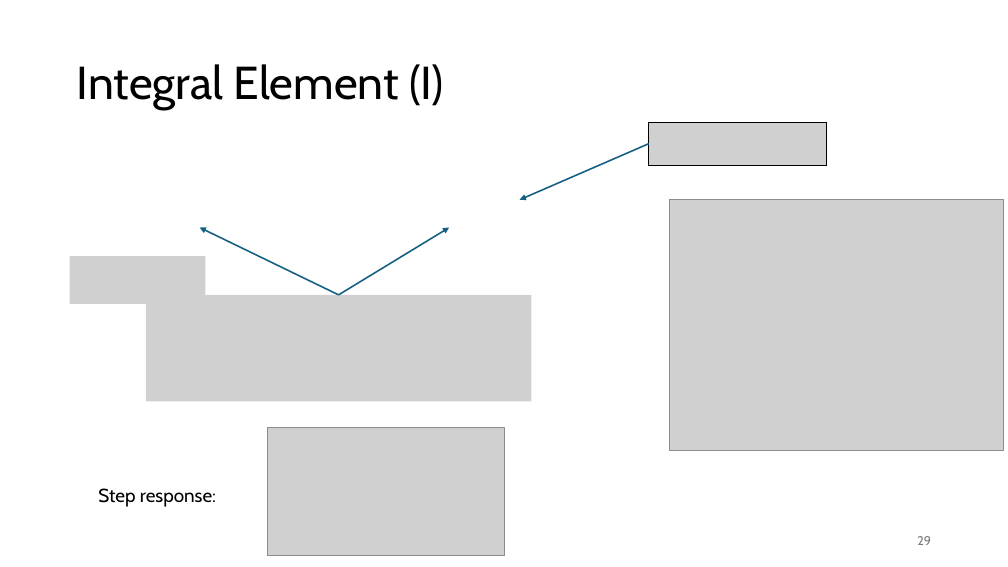
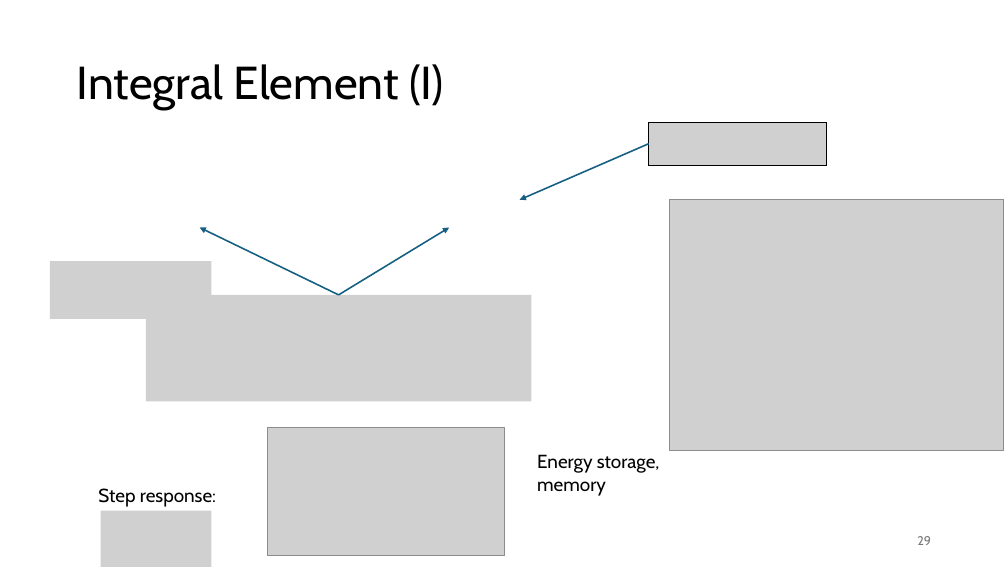
Before and after one commit to FelixWick/control_engineering, a slide deck: slide 29 of slides/3_Laplace.pptx. Drawn at 1008x567 pixels with LibreOffice and Linux fonts; fonts in the diff are those of the drawing; grey boxes stand for pictures. Boxes give left, top, right and bottom in pixels: in the first picture for what was removed or moved away, otherwise in the second. Text is boxed around its words. In the diff, an @@ line names an element or a change of style, - is before the commit and + after.

```diff
--- a/slides/3_Laplace.pptx
+++ b/slides/3_Laplace.pptx
@@ picture: place and size @@
-picture at box(70, 256, 206, 304)
+picture at box(50, 262, 212, 319)
@@ text added at box(537, 454, 660, 496), 18 pt, text #000000 @@
+Energy storage,
+memory
@@ picture added at box(101, 511, 211, 567) @@
```
Also in this commit, not shown: 3 other slides changed, 5 slides added.
